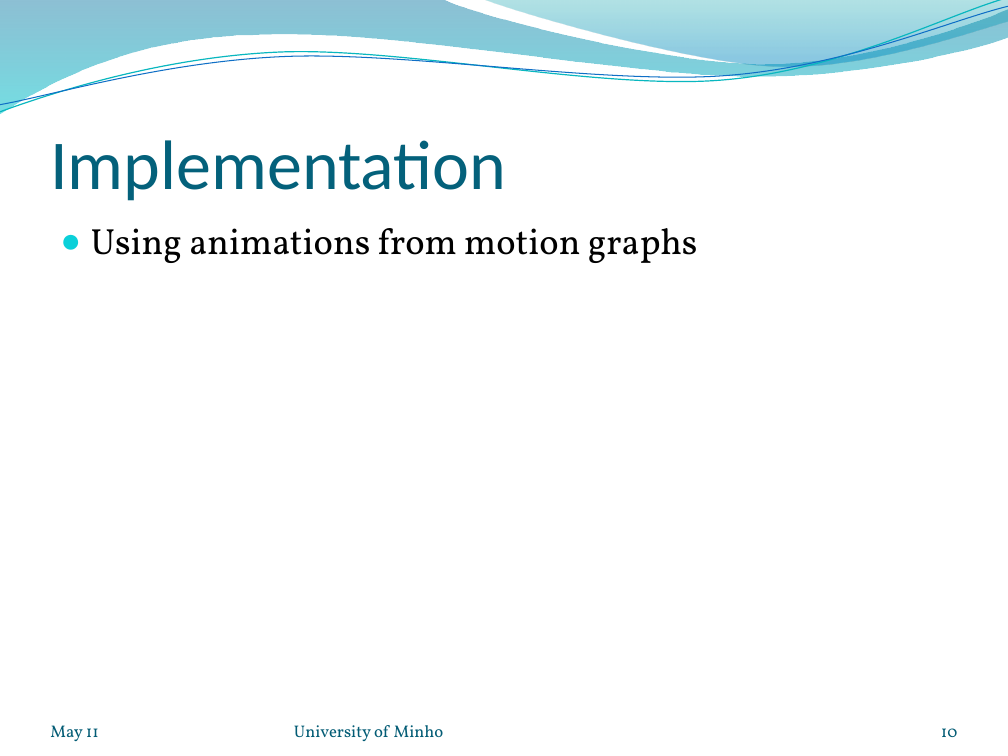
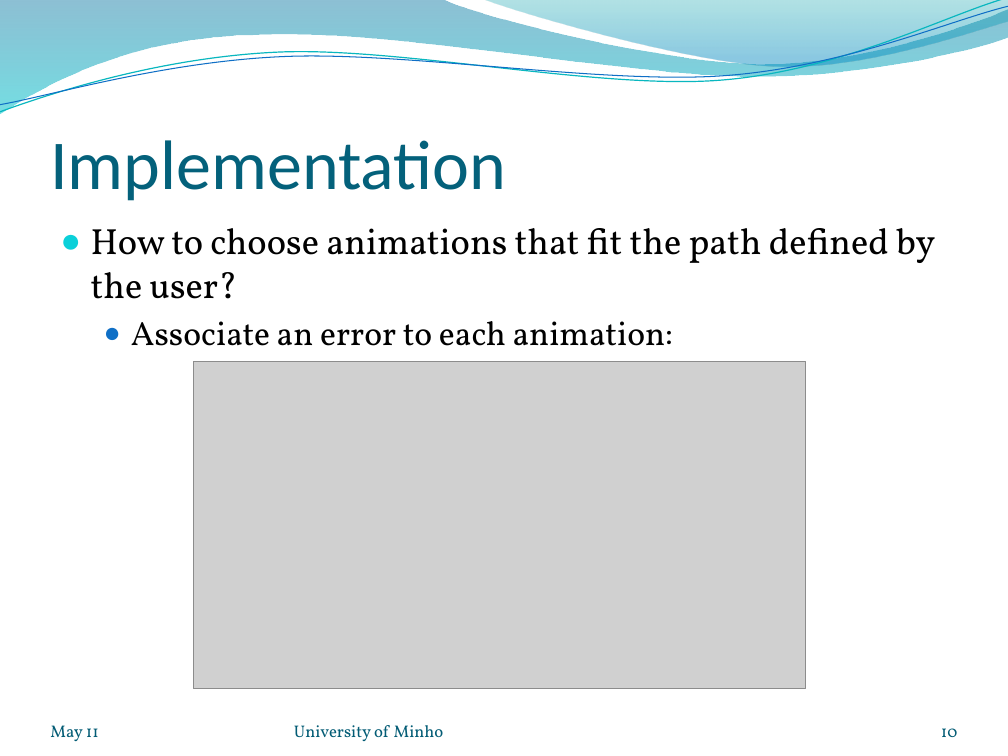
Before and after one commit to nunosilva800/Motion-Graphs, a slide deck: slide 10 of relatorio/motion_graphs_presentation.pptx. Drawn at 1008x756 pixels with LibreOffice and Linux fonts; fonts in the diff are those of the drawing; grey boxes stand for pictures; background and template pictures are left out. Boxes give left, top, right and bottom in pixels: in the first picture for what was removed or moved away, otherwise in the second. Text is boxed around its words. In the diff, an @@ line names an element or a change of style, - is before the commit and + after.

```diff
--- a/relatorio/motion_graphs_presentation.pptx
+++ b/relatorio/motion_graphs_presentation.pptx
@@ text at [91,228,935,346]: text changed @@
-● Using animations from motion graphs
+● How to choose animations that fit the path defined by the user?
+  ● Associate an error to each animation:
@@ picture added at [194,361,806,688] @@
```
Also in this commit, not shown: 6 other slides changed, 1 slide removed.
